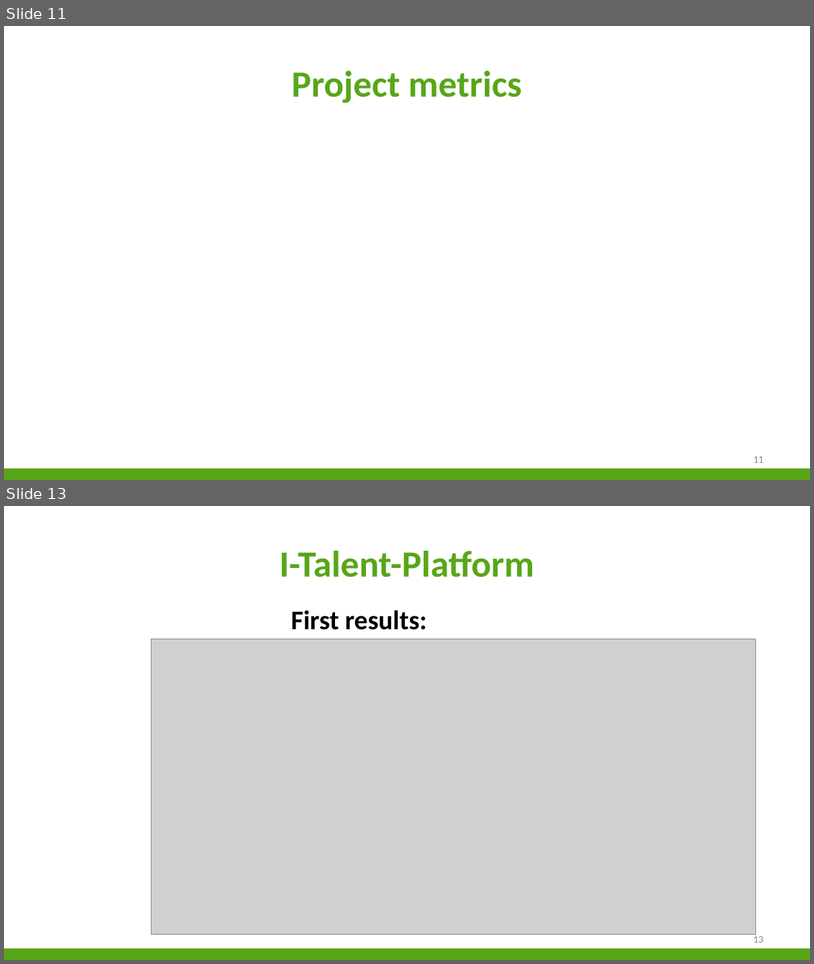
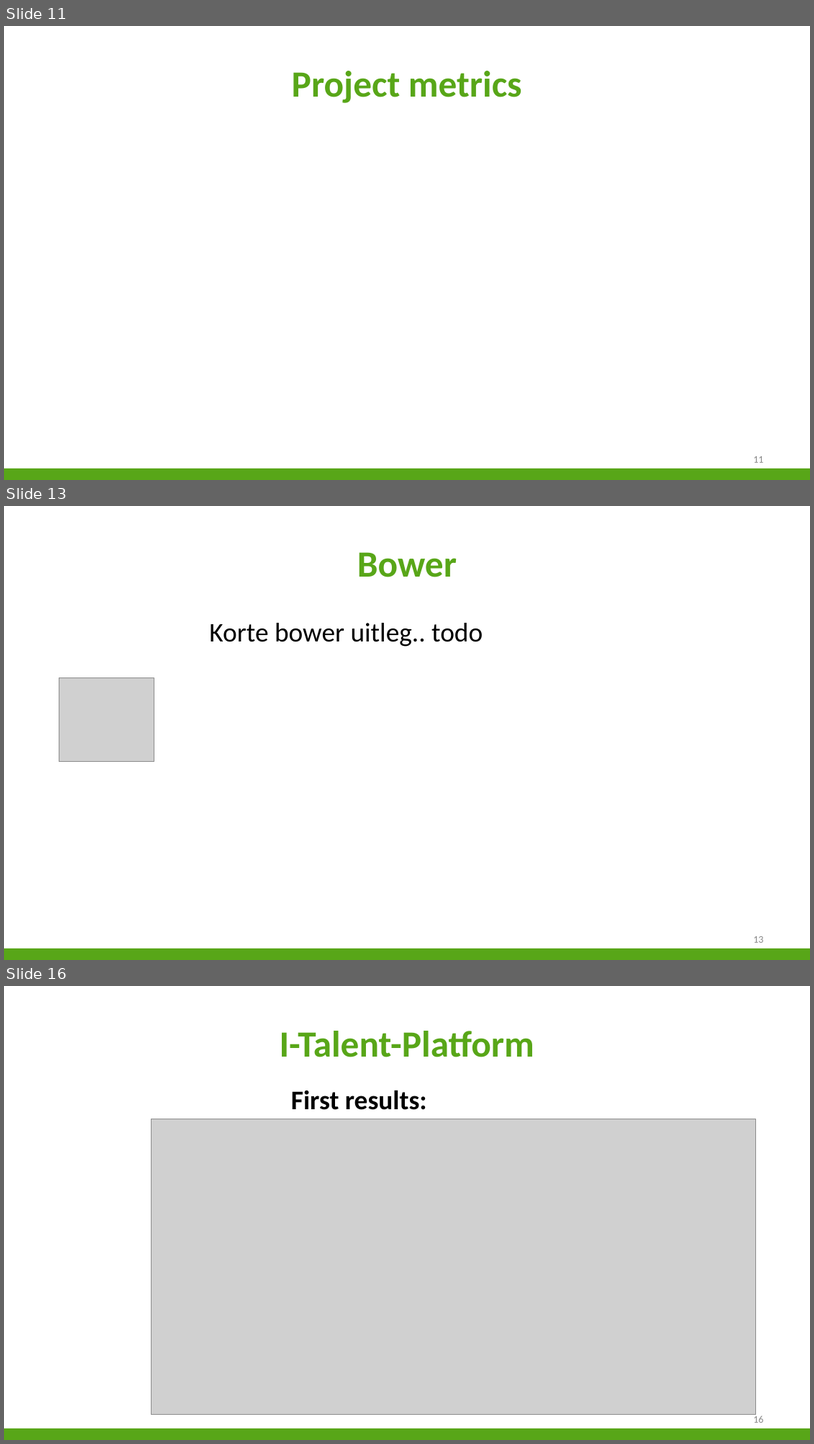
Before and after one commit to niekvandael/iTalent, a slide deck: italent/documents/Presentatie/Presentatie.pptx. Shown one above the other, each under a label of ours: slides 11 and 13 before the commit, slides 11, 13 and 16 after it; the slides between them are not shown. The pictures are 814x964 and 814x1444 pixels, drawn with LibreOffice and Linux fonts; fonts in the diff are those of the drawing; grey boxes stand for pictures; background and template pictures are left out. Boxes give left, top, right and bottom in pixels: in the first picture for what was removed or moved away, otherwise in the second. Text is boxed around its words. In the diff, an @@ line names an element or a change of style, - is before the commit and + after.

```diff
--- a/italent/documents/Presentatie/Presentatie.pptx
+++ b/italent/documents/Presentatie/Presentatie.pptx
@@ slide 13 added at (4,506,810,960), background #FFFFFF; not listed: 1 template element that a slide beside it also shows @@
@@ title added at (358,552,457,577), 44 pt, text #58A618, bold @@
+Bower
@@ text added at (209,623,483,646), 32 pt, text #000000 @@
+Korte bower uitleg.. todo
@@ picture added at (59,678,154,762) @@
@@ page number added at (754,936,764,942), 12 pt, text #898989 @@
+13
@@ what was slide 13 is now slide 16 @@
@@ page number at (754,1414,764,1422): text changed @@
-13
+16
```
Also in this commit, not shown: 3 other slides added, 1 slide removed.
